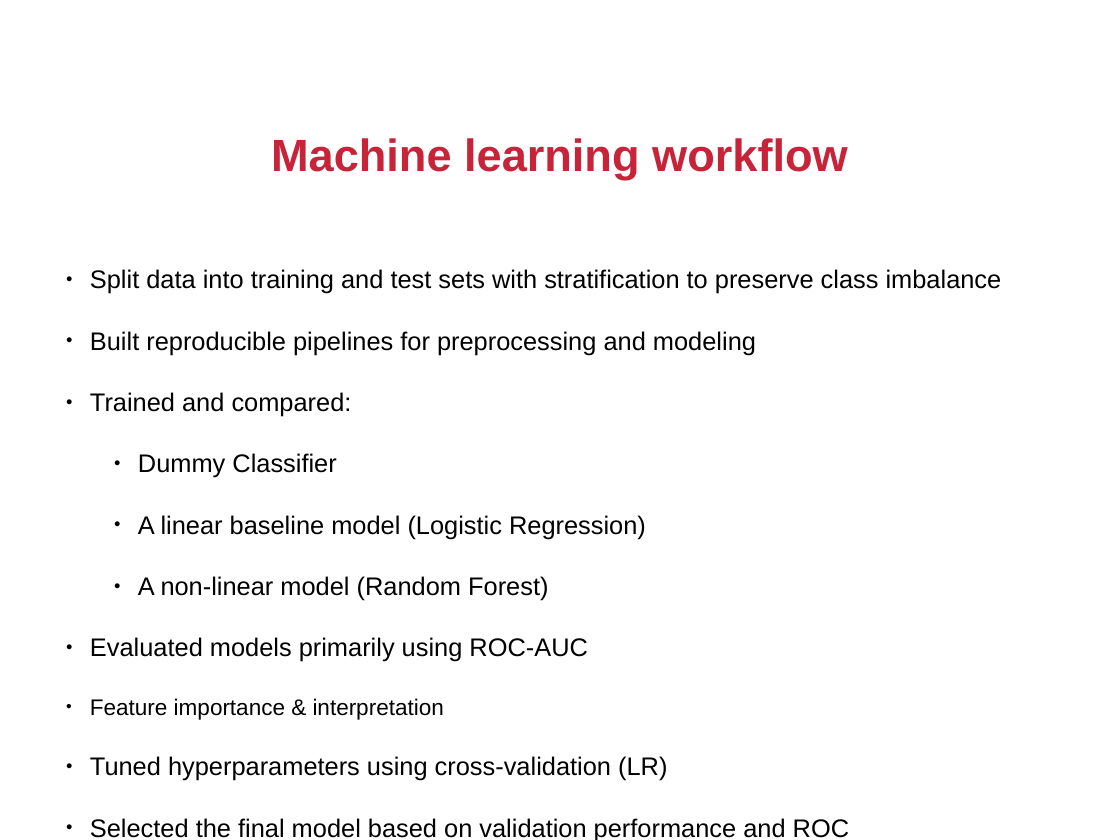
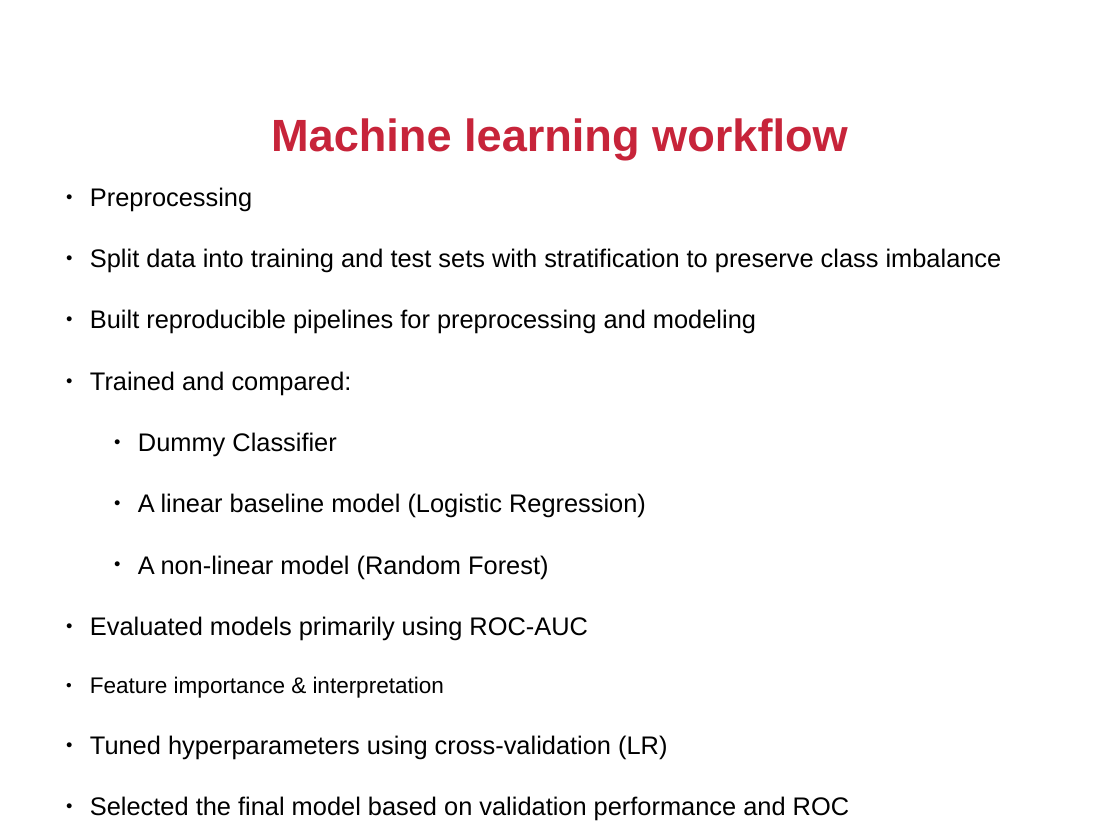
Before and after one commit to ozzienobayrak/fraud_detection_gas_electricity, a slide deck: slide 17 of Fraud_detection_presentation.odp (slide 15 before the commit). Drawn at 1120x840 pixels with LibreOffice and Linux fonts; fonts in the diff are those of the drawing; background and template pictures are left out. Boxes give left, top, right and bottom in pixels: in the first picture for what was removed or moved away, otherwise in the second. Text is boxed around its words. In the diff, an @@ line names an element or a change of style, - is before the commit and + after.

```diff
--- a/Fraud_detection_presentation.odp
+++ b/Fraud_detection_presentation.odp
@@ title "Machine learning workflow": place and size @@
-title "Machine learning workflow" at <box>271,138,848,180</box>
+title "Machine learning workflow" at <box>271,118,848,160</box>
@@ text "Preprocessing": place and size @@
-text "Preprocessing" at <box>90,269,1002,840</box>
+text "Preprocessing" at <box>90,187,1002,821</box>
@@ text at <box>90,187,252,211</box>: paragraph added @@
+● Preprocessing
```
Also in this commit, not shown: 6 other slides changed, 5 slides added, 1 slide removed, 4 other files.
